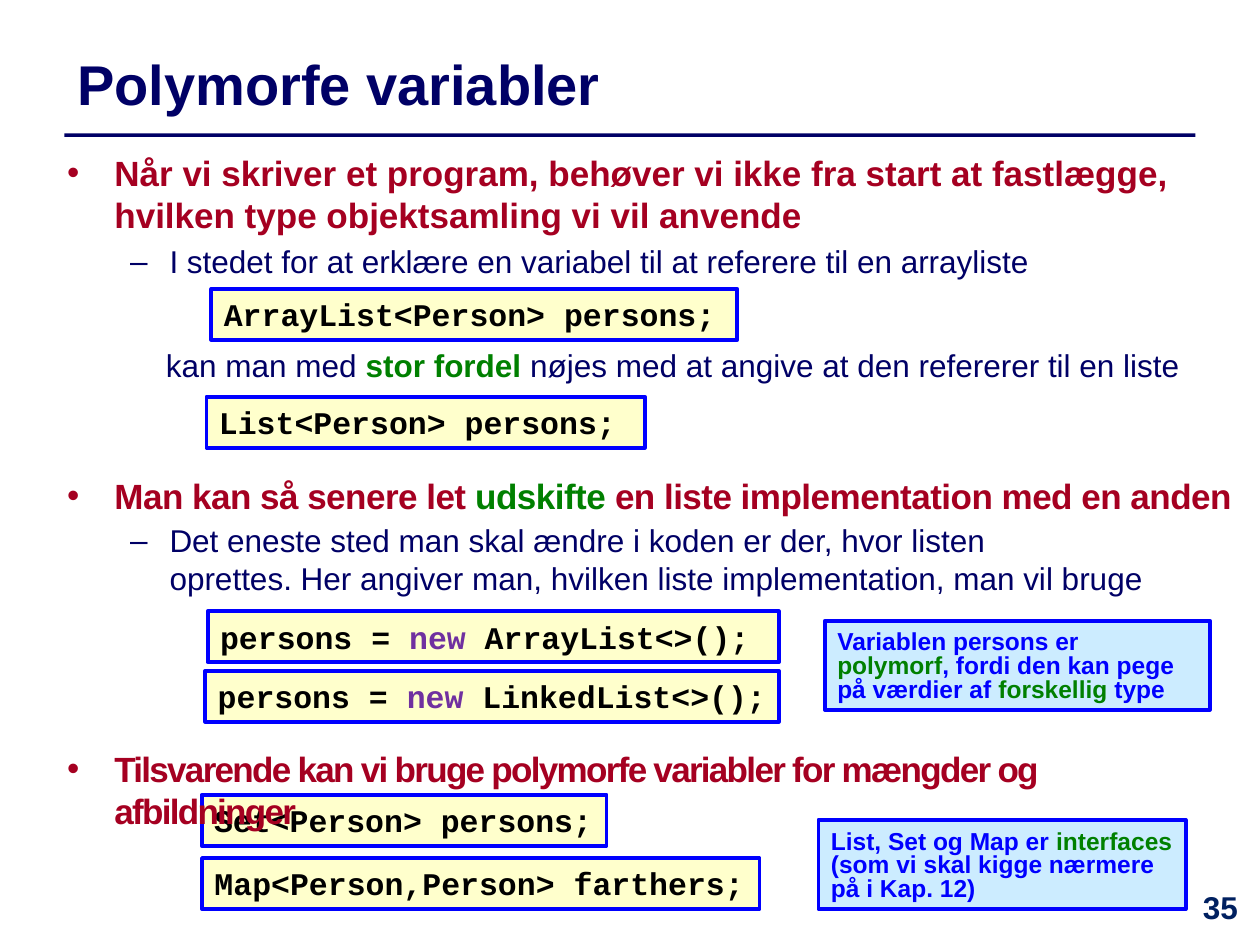
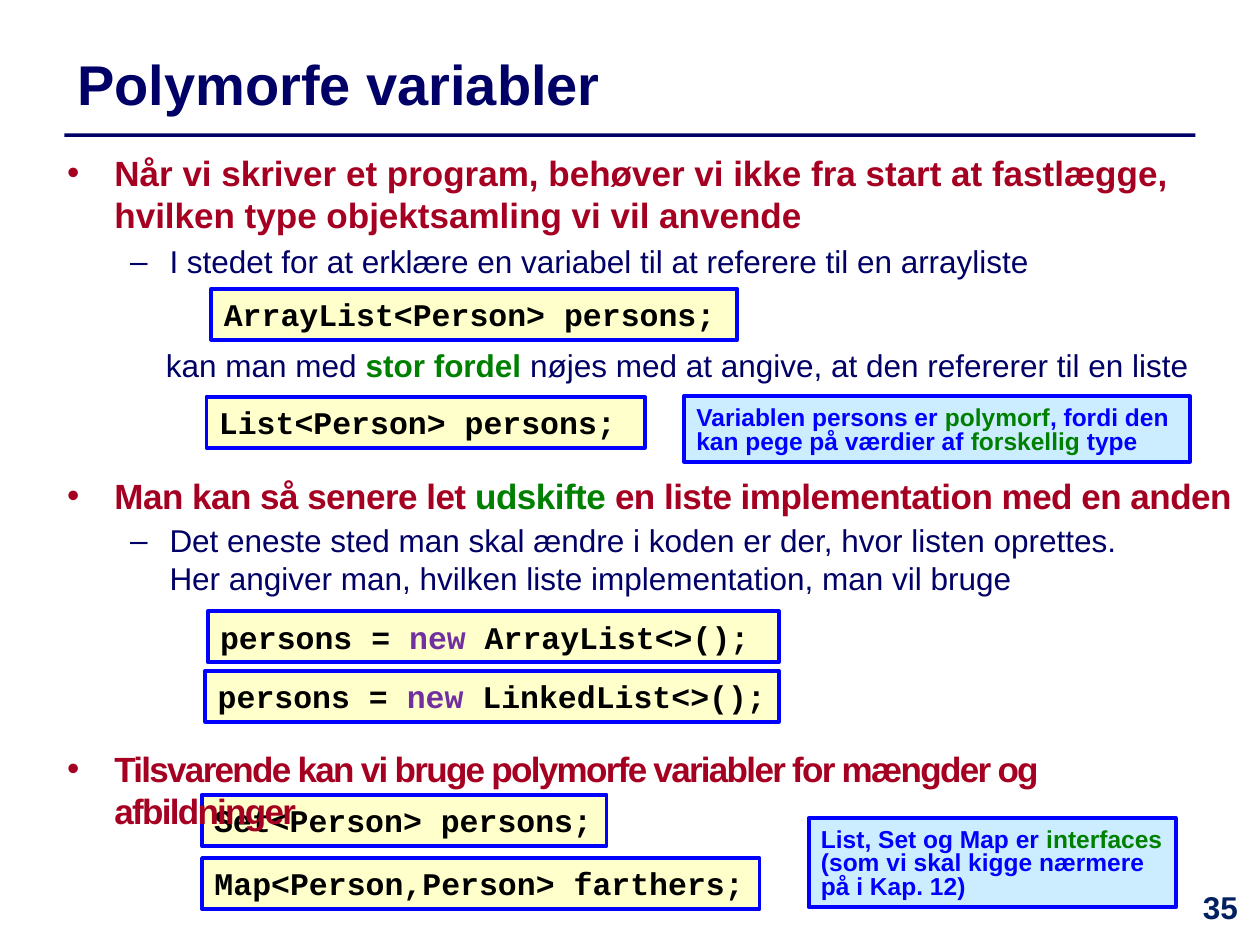
Before and after one commit to IntProgAU/Materiale, a slide deck: slide 35 of web/e22/uge_5b/Slides-Uge5-Torsdag.pptx. Drawn at 1260x945 pixels with LibreOffice and Linux fonts; fonts in the diff are those of the drawing. Boxes give left, top, right and bottom in pixels: in the first picture for what was removed or moved away, otherwise in the second. Text is boxed around its words. In the diff, an @@ line names an element or a change of style, - is before the commit and + after.

```diff
--- a/web/e22/uge_5b/Slides-Uge5-Torsdag.pptx
+++ b/web/e22/uge_5b/Slides-Uge5-Torsdag.pptx
@@ text at (166,354,1188,383): text changed @@
-  kan man med stor fordel nøjes med at angive at den refererer til en liste
+  kan man med stor fordel nøjes med at angive, at den refererer til en liste
@@ rectangle "Variablen persons er polymorf, fordi ...": place and size @@
-rectangle "Variablen persons er polymorf, fordi ..." at (825,621,1211,711)
+rectangle "Variablen persons er polymorf, fordi ..." at (684,397,1191,462)
@@ rectangle "List, Set og Map er ...": place and size @@
-rectangle "List, Set og Map er ..." at (819,820,1186,910)
+rectangle "List, Set og Map er ..." at (809,818,1176,907)
```
Also in this commit, not shown: 16 other slides changed, 1 other file.
